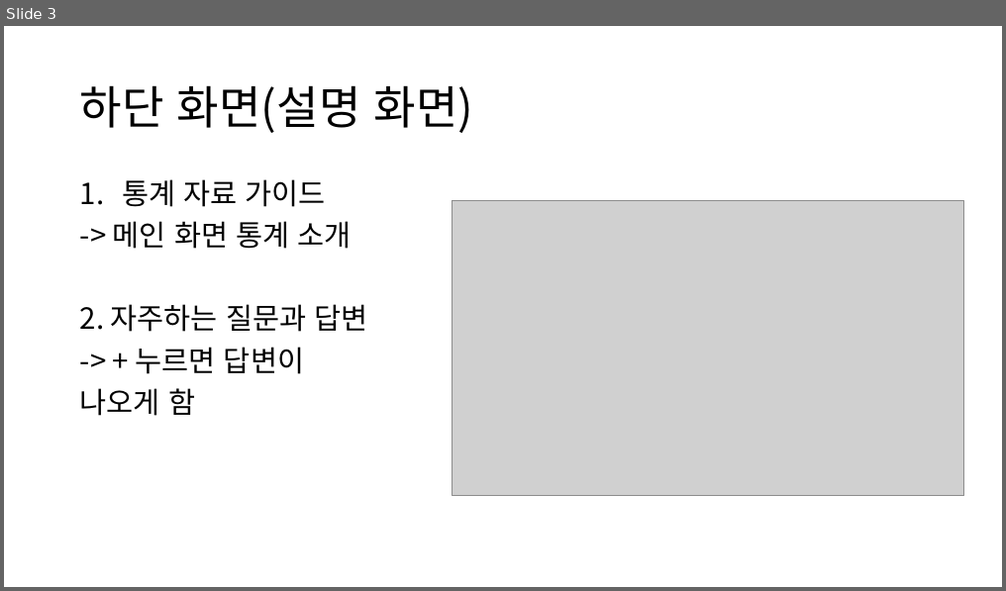
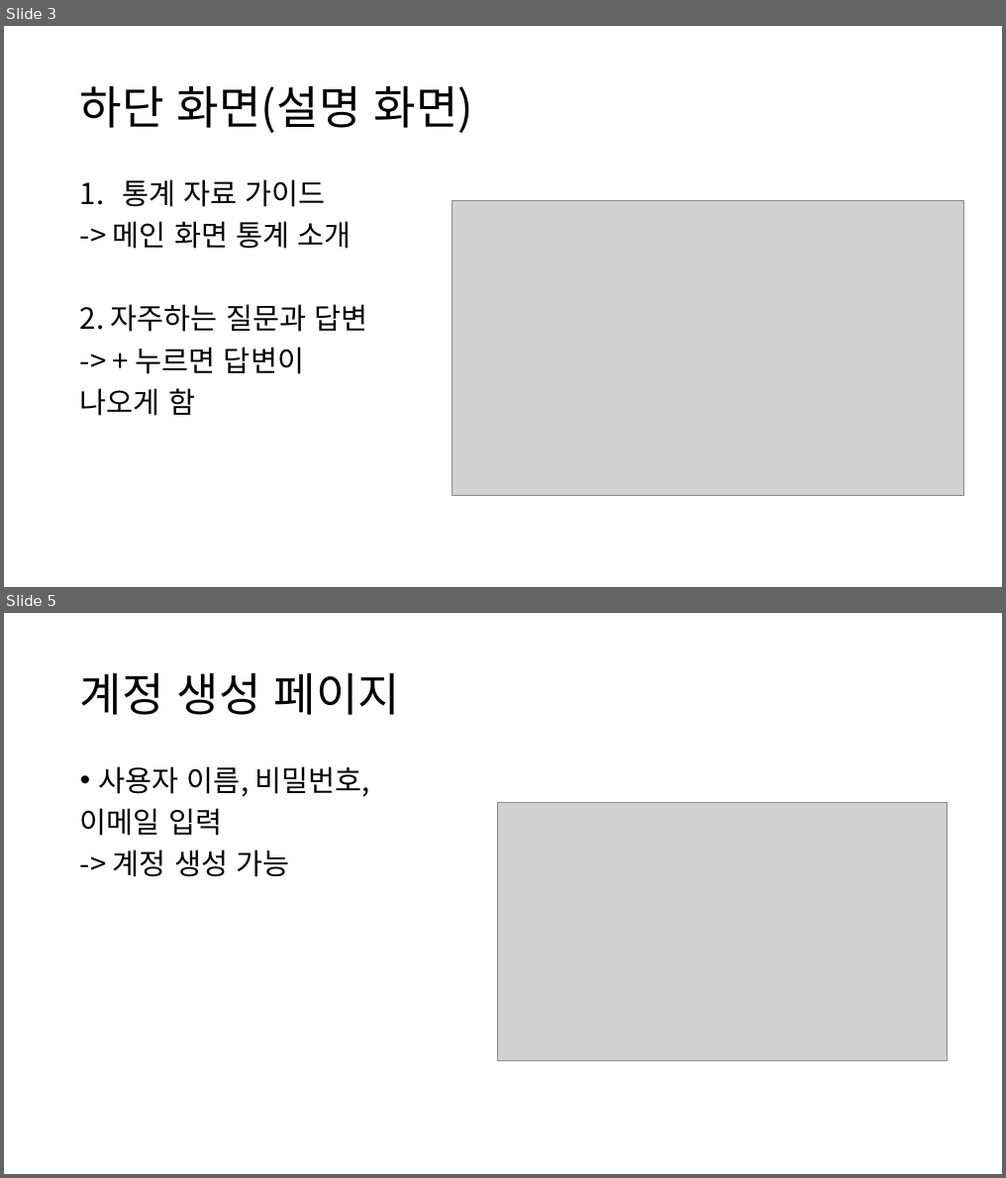
Before and after one commit to CHAESOOBYUNG/ml_project_analysis, a slide deck: 프로젝트 문서/화면설계서.pptx. Shown one above the other, each under a label of ours: slide 3 before the commit, slides 3 and 5 after it; the slides between them are not shown. The pictures are 1006x591 and 1006x1178 pixels, drawn with LibreOffice and Linux fonts; fonts in the diff are those of the drawing; grey boxes stand for pictures. Boxes give left, top, right and bottom in pixels: in the first picture for what was removed or moved away, otherwise in the second. Text is boxed around its words. In the diff, an @@ line names an element or a change of style, - is before the commit and + after.

```diff
--- a/프로젝트 문서/화면설계서.pptx
+++ b/프로젝트 문서/화면설계서.pptx
@@ slide 5 added at bbox=[4, 613, 1002, 1174], background #FFFFFF @@
@@ title added at bbox=[80, 672, 400, 715], 44 pt, text #000000 @@
+계정 생성 페이지
@@ text added at bbox=[80, 766, 370, 877], 28 pt, text #000000 @@
+• 사용자 이름, 비밀번호,
+이메일 입력
+-> 계정 생성 가능
@@ picture added at bbox=[497, 802, 947, 1060] @@
```
Also in this commit, not shown: 1 slide changed, 6 other slides added, 4 other files.
